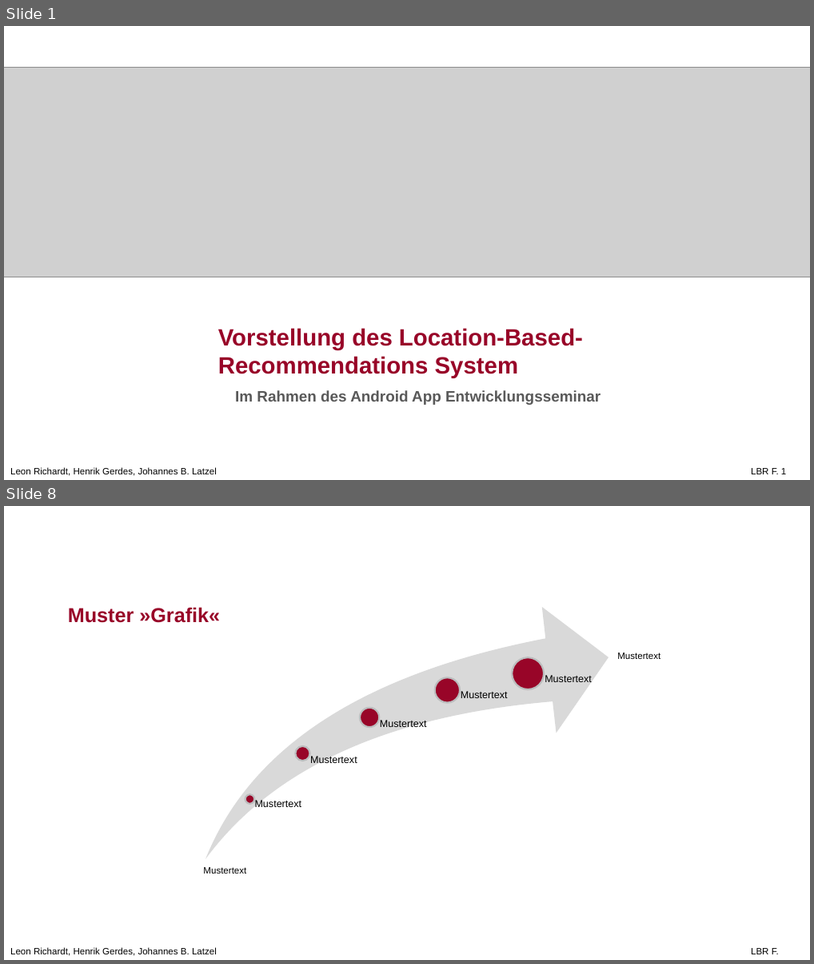
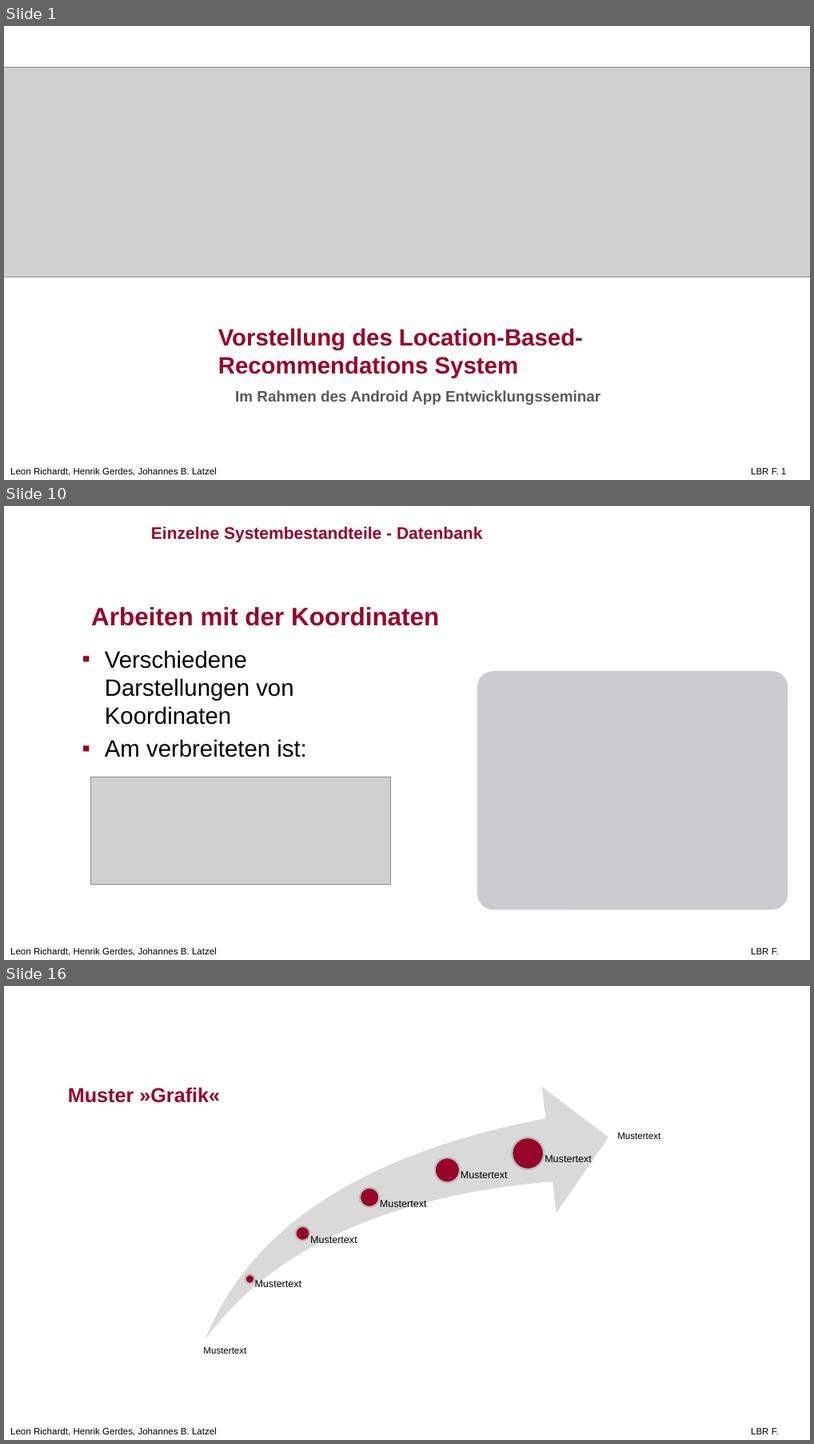
Before and after one commit to leon-richardt/location-based-recommendations, a slide deck: Presentations/LBR PP.pptx. Shown one above the other, each under a label of ours: slides 1 and 8 before the commit, slides 1, 10 and 16 after it; the slides between them are not shown. The pictures are 814x964 and 814x1444 pixels, drawn with LibreOffice and Linux fonts; fonts in the diff are those of the drawing; grey boxes stand for pictures; background and template pictures are left out. Boxes give left, top, right and bottom in pixels: in the first picture for what was removed or moved away, otherwise in the second. Text is boxed around its words. In the diff, an @@ line names an element or a change of style, - is before the commit and + after.

```diff
--- a/Presentations/LBR PP.pptx
+++ b/Presentations/LBR PP.pptx
@@ slide 10 added at bbox=[4, 506, 810, 960], background #FFFFFF; not listed: 2 template elements that a slide beside it also shows @@
@@ text added at bbox=[151, 526, 482, 543], 20 pt, text #980528, bold @@
+Einzelne Systembestandteile - Datenbank
@@ title added at bbox=[91, 607, 439, 626], 30 pt, text #980528, bold @@
+Arbeiten mit der Koordinaten
@@ text added at bbox=[105, 650, 306, 757], 28 pt, text #000000 @@
+▪ Verschiedene Darstellungen von Koordinaten
+▪ Am verbreiteten ist:
@@ rounded rectangle added at bbox=[478, 671, 789, 909], fill #C6C7CB at 90% opacity @@
@@ picture added at bbox=[90, 776, 391, 884] @@
@@ what was slide 8 is now slide 16 @@
```
Also in this commit, not shown: 5 slides changed, 8 other slides added, 1 slide removed.
